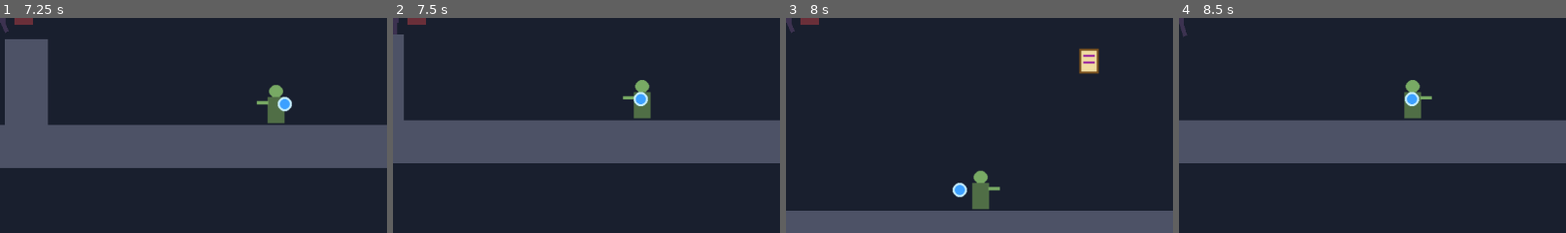
Above: before the commit, frames 1-4 (left to right).
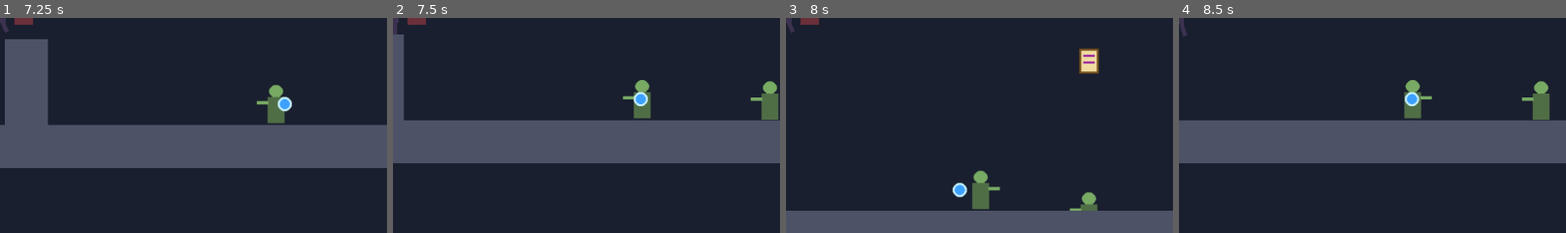
Above: after the commit, the same moments.

Repository: julian402/Dead-Cells-Godot
Game: Godot game, scene res://mundo.tscn
The game is run twice, just before and just after one commit, with the same random seed, the same clock (stepped at 60 frames per second) and the same inputs.
Inputs:
- Up to frame 1 (7.25 s): tap Enter at 0.5 s; hold D (move_right) 0.53-2.03 s; tap J (atacar) every 1.5 s from 0.6 to 6.6 s; tap Space (saltar) at 0.77, 1.52, 3.02, 3.77, 4.52, 6.02, 6.77 s; tap L (rodar) every 1.5 s from 1.35 to 5.85 s; hold A (move_left) 2.03-4.28 s; hold D (move_right) from 4.28 s (still down)
- Up to frame 2 (7.5 s): keep holding D (move_right); tap L (rodar) at 7.35 s
- Up to frame 3 (8 s): keep holding D (move_right); tap Space (saltar) at 7.52 s
- Up to frame 4 (8.5 s): release D (move_right) at 8.03 s; hold A (move_left) from 8.03 s (still down); tap J (atacar) at 8.1 s
The pictures show only the part of the screen within x 50-100%, y 50-100%; the shares and areas given below are measured in that part.

Frame 1 is identical in both runs. In frame 2, 0.8% of the frame differs, in the area x 92-100%, y 29-48%; in frame 3, 0.3%; in frame 4, 0.8%.

Commit message:
Extras: color con poder y zombi vertical

Diff:
--- a/mundo.gd
+++ b/mundo.gd
@@ -1,6 +1,6 @@
 extends "res://bloques.gd"
 # Taller 4. construir() arma el nivel a partir del MAPA:
-# "#" bloque, "." celula, "o" pergamino, "E" zombi.
+# "#" bloque, "." celula, "o" pergamino, "E" zombi, "V" zombi vertical.
 
 const MAPA = [
 	"                                        ",
@@ -10,7 +10,7 @@
 	"            .            .              ",
 	"      .              o          .       ",
 	"   o                                    ",
-	"#      .    #           ##   .         #",
+	"#      .    #        V  ##   .         #",
 	"#        .  #    E.     ##       E.    #",
 	"########################################",
 ]
@@ -47,10 +47,12 @@
 					escena = celula_escena
 				"o":
 					escena = pergamino_escena
-				"E":
+				"E", "V":
 					escena = zombi_escena
 			if escena:
 				var nodo = escena.instantiate()
+				if MAPA[fila][col] == "V":
+					nodo.eje = "y"
 				nodo.position = Vector2(col + 0.5, fila + 0.5) * CELDA
 				$Mapa.add_child(nodo)
 
--- a/zombi.gd
+++ b/zombi.gd
@@ -3,24 +3,29 @@
 
 signal toco_al_jugador(zombi)
 
+@export_enum("x", "y") var eje: String = "x"   # en qué eje hace el vaivén
 @export var speed = 60.0        # px/s (con 0 se queda quieto)
-@export var distancia = 96.0    # px hacia cada lado de su x inicial
+@export var distancia = 96.0    # px hacia cada lado de su posición inicial
 
-var inicio_x = 0.0
+var inicio = Vector2.ZERO
 var direccion = 1
 
 
 func _ready():
-	inicio_x = position.x
+	inicio = position
 	body_entered.connect(_on_body_entered)
 
 
 func _process(delta):
-	position.x += speed * direccion * delta
-	if abs(position.x - inicio_x) >= distancia:
-		position.x = inicio_x + distancia * direccion
+	var i = 0 if eje == "x" else 1   # Vector2: [0] es x, [1] es y
+	var pos = position
+	pos[i] += speed * direccion * delta
+	if abs(pos[i] - inicio[i]) >= distancia:
+		pos[i] = inicio[i] + distancia * direccion
 		direccion *= -1
-	$Sprite2D.flip_h = direccion < 0
+	position = pos
+	if eje == "x":
+		$Sprite2D.flip_h = direccion < 0
 
 
 func _on_body_entered(body):
@@ -29,5 +34,5 @@
 
 
 func volver_a_casa():
-	position.x = inicio_x
+	position = inicio
 	direccion = 1
Not shown, added: celula.gd.uid
Not shown, added: zombi.gd.uid
